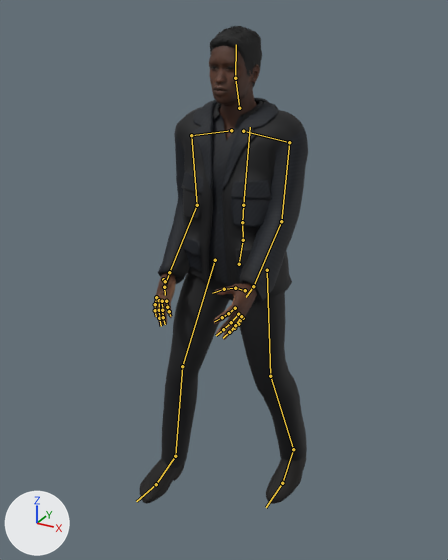
What one commit did to the glTF model public/models/npcs/jmpd-patrol-officer.glb.
The view is the same before and after, from a 50 mm lens placed at (0.994, -1.935, 1.891), pointed at (-0.045, -0.044, 0.946). The axes (+X, +Y, +Z) are drawn at lower left. The lights are the same throughout. The older version comes first. Both versions are drawn at frame 11 of the action 'walk'; the numbers are the values there. The bones that change, and the others that lie on the model, are drawn over the model as lines.

Objects in the first picture: 'EyesMesh', 'HairShoesMesh', 'OutfitMesh', 'SkinMesh'.
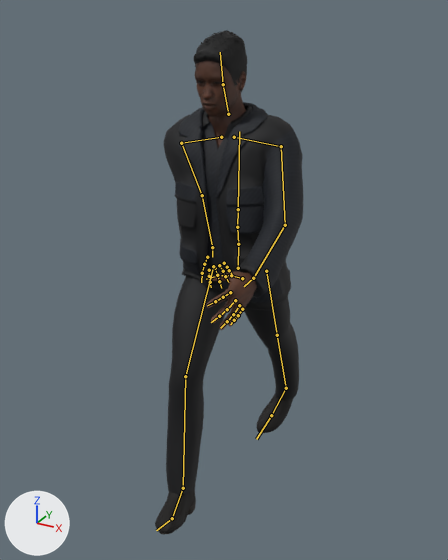
Boxes [x1, y1, x2, y2] around the edits, measured in the pictures (448 x 560 px):
```json
{"object": "OutfitMesh", "change": "posed", "before": [158, 98, 308, 468], "after": [164, 102, 303, 494], "on screen": "7% narrower"}
{"object": "SkinMesh", "change": "posed", "before": [154, 46, 260, 340], "after": [195, 61, 257, 330]}
{"object": "HairShoesMesh", "change": "posed", "before": [140, 26, 306, 504], "after": [155, 30, 293, 534], "on screen": "17% narrower"}
{"object": "EyesMesh", "change": "posed", "before": [212, 66, 234, 69], "after": [198, 81, 221, 84]}
{"bone": "Hips", "before": "(239, 264) to (243, 240)", "after": "(238, 268) to (238, 244)"}
{"bone": "Spine", "before": "(243, 240) to (242, 222)", "after": "(238, 244) to (237, 227)"}
{"bone": "Chest", "before": "(242, 222) to (243, 205)", "after": "(237, 227) to (238, 209)"}
{"bone": "UpperArm_L", "before": "(289, 142) to (281, 221)", "after": "(281, 146) to (285, 225)"}
{"bone": "LowerArm_L", "before": "(281, 221) to (253, 286)", "after": "(285, 225) to (253, 278)"}
{"bone": "UpperArm_R", "before": "(191, 135) to (197, 205)", "after": "(181, 143) to (202, 195)"}
{"bone": "LowerArm_R", "before": "(197, 205) to (169, 272)", "after": "(202, 195) to (212, 247)"}
{"bone": "Head", "before": "(235, 78) to (236, 44)", "after": "(223, 84) to (220, 52)"}
{"bone": "UpperLeg_L", "before": "(267, 270) to (270, 376)", "after": "(266, 271) to (277, 335)"}
{"bone": "LowerLeg_L", "before": "(270, 376) to (293, 449)", "after": "(277, 335) to (286, 388)"}
{"bone": "Foot_L", "before": "(293, 449) to (282, 483)", "after": "(286, 388) to (271, 415)"}
{"bone": "UpperLeg_R", "before": "(215, 260) to (182, 366)", "after": "(213, 266) to (185, 376)"}
{"bone": "LowerLeg_R", "before": "(182, 366) to (175, 456)", "after": "(185, 376) to (183, 488)"}
{"bone": "Foot_R", "before": "(175, 456) to (156, 484)", "after": "(183, 488) to (172, 518)"}
```

The change, as JSON lines over the scene's bpy script:
```json
{"block": "bone_hips", "where": "bone_hips = bpy.data.objects['Npc_jmpd-patrol-officer'].pose.bones['Hips']  # child of 'Root'"}
{"op": "set", "path": "bone_hips.location", "old": "(0.0, 0.0, 0.0)", "new": "(-0.005, -0.016, -0.006)"}
{"op": "set", "path": "bone_hips.rotation_quaternion", "old": "(1.0, 0.0, -0.005, 0.004)", "new": "(0.997, 0.053, 0.015, 0.053)", "note": "degrees (0, -1, 0) -> degrees (6, 1, 6)"}
{"block": "bone_spine", "where": "bone_spine = bpy.data.objects['Npc_jmpd-patrol-officer'].pose.bones['Spine']  # child of 'Hips'"}
{"op": "set", "path": "bone_spine.rotation_quaternion", "old": "(1.0, -0.009, 0.0, -0.008)", "new": "(0.998, -0.026, -0.017, -0.05)", "note": "degrees (-1, 0, -1) -> degrees (-3, -2, -6)"}
{"block": "bone_chest", "where": "bone_chest = bpy.data.objects['Npc_jmpd-patrol-officer'].pose.bones['Chest']  # child of 'Spine'"}
{"op": "set", "path": "bone_chest.rotation_quaternion", "old": "(1.0, -0.013, 0.0, 0.016)", "new": "(0.999, -0.026, -0.008, 0.035)", "note": "degrees (-1, 0, 2) -> degrees (-3, -1, 4)"}
{"block": "bone_upperarm_l", "where": "bone_upperarm_l = bpy.data.objects['Npc_jmpd-patrol-officer'].pose.bones['UpperArm_L']  # child of 'clavicle_l'"}
{"op": "set", "path": "bone_upperarm_l.rotation_quaternion", "old": "(0.933, 0.068, -0.025, -0.351)", "new": "(0.95, 0.196, 0.009, -0.241)", "note": "degrees (8, 0, -41) -> degrees (22, 6, -27)"}
{"block": "bone_lowerarm_l", "where": "bone_lowerarm_l = bpy.data.objects['Npc_jmpd-patrol-officer'].pose.bones['LowerArm_L']  # child of 'UpperArm_L'"}
{"op": "set", "path": "bone_lowerarm_l.rotation_quaternion", "old": "(1.0, 0.0, 0.0, 0.0)", "new": "(0.999, 0.031, -0.016, -0.007)", "note": "degrees (0, 0, 0) -> degrees (4, -2, -1)"}
{"block": "bone_upperarm_r", "where": "bone_upperarm_r = bpy.data.objects['Npc_jmpd-patrol-officer'].pose.bones['UpperArm_R']  # child of 'clavicle_r'"}
{"op": "set", "path": "bone_upperarm_r.rotation_quaternion", "old": "(0.933, -0.068, -0.025, 0.351)", "new": "(0.871, -0.368, 0.267, 0.185)", "note": "degrees (-8, 0, 41) -> degrees (-43, 37, 9)"}
{"block": "bone_lowerarm_r", "where": "bone_lowerarm_r = bpy.data.objects['Npc_jmpd-patrol-officer'].pose.bones['LowerArm_R']  # child of 'UpperArm_R'"}
{"op": "set", "path": "bone_lowerarm_r.rotation_quaternion", "old": "(1.0, 0.0, 0.0, 0.0)", "new": "(0.945, -0.325, 0.028, 0.035)", "note": "degrees (0, 0, 0) -> degrees (-38, 4, 3)"}
{"block": "bone_head", "where": "bone_head = bpy.data.objects['Npc_jmpd-patrol-officer'].pose.bones['Head']  # child of 'neck_01'"}
{"op": "set", "path": "bone_head.rotation_quaternion", "old": "(1.0, 0.003, 0.0, -0.005)", "new": "(0.995, 0.098, -0.015, -0.023)", "note": "degrees (0, 0, -1) -> degrees (11, -2, -3)"}
{"block": "bone_upperleg_l", "where": "bone_upperleg_l = bpy.data.objects['Npc_jmpd-patrol-officer'].pose.bones['UpperLeg_L']  # child of 'Hips'"}
{"op": "set", "path": "bone_upperleg_l.rotation_quaternion", "old": "(-1.0, -0.009, 0.0, -0.002)", "new": "(-0.961, -0.261, 0.084, 0.031)", "note": "degrees (1, 0, 0) -> degrees (31, -8, -6)"}
{"block": "bone_lowerleg_l", "where": "bone_lowerleg_l = bpy.data.objects['Npc_jmpd-patrol-officer'].pose.bones['LowerLeg_L']  # child of 'UpperLeg_L'"}
{"op": "set", "path": "bone_lowerleg_l.rotation_quaternion", "old": "(0.991, 0.134, 0.015, 0.003)", "new": "(0.998, -0.058, 0.0, 0.011)", "note": "degrees (15, 2, 1) -> degrees (-7, 0, 1)"}
{"block": "bone_foot_l", "where": "bone_foot_l = bpy.data.objects['Npc_jmpd-patrol-officer'].pose.bones['Foot_L']  # child of 'LowerLeg_L'"}
{"op": "set", "path": "bone_foot_l.rotation_quaternion", "old": "(0.999, -0.038, -0.003, -0.003)", "new": "(0.979, 0.03, -0.034, 0.196)", "note": "degrees (-4, 0, 0) -> degrees (3, -4, 23)"}
{"block": "bone_upperleg_r", "where": "bone_upperleg_r = bpy.data.objects['Npc_jmpd-patrol-officer'].pose.bones['UpperLeg_R']  # child of 'Hips'"}
{"op": "set", "path": "bone_upperleg_r.rotation_quaternion", "old": "(0.983, -0.165, 0.017, -0.079)", "new": "(0.933, -0.27, 0.12, -0.204)", "note": "degrees (-19, 0, -9) -> degrees (-34, 7, -27)"}
{"block": "bone_lowerleg_r", "where": "bone_lowerleg_r = bpy.data.objects['Npc_jmpd-patrol-officer'].pose.bones['LowerLeg_R']  # child of 'UpperLeg_R'"}
{"op": "set", "path": "bone_lowerleg_r.rotation_quaternion", "old": "(0.985, 0.17, -0.021, -0.004)", "new": "(0.983, 0.179, 0.0, 0.033)", "note": "degrees (20, -2, -1) -> degrees (21, -1, 4)"}
{"block": "bone_foot_r", "where": "bone_foot_r = bpy.data.objects['Npc_jmpd-patrol-officer'].pose.bones['Foot_R']  # child of 'LowerLeg_R'"}
{"op": "set", "path": "bone_foot_r.rotation_quaternion", "old": "(0.999, -0.049, 0.003, 0.001)", "new": "(0.975, -0.042, 0.04, -0.212)", "note": "degrees (-6, 0, 0) -> degrees (-6, 3, -25)"}
```
